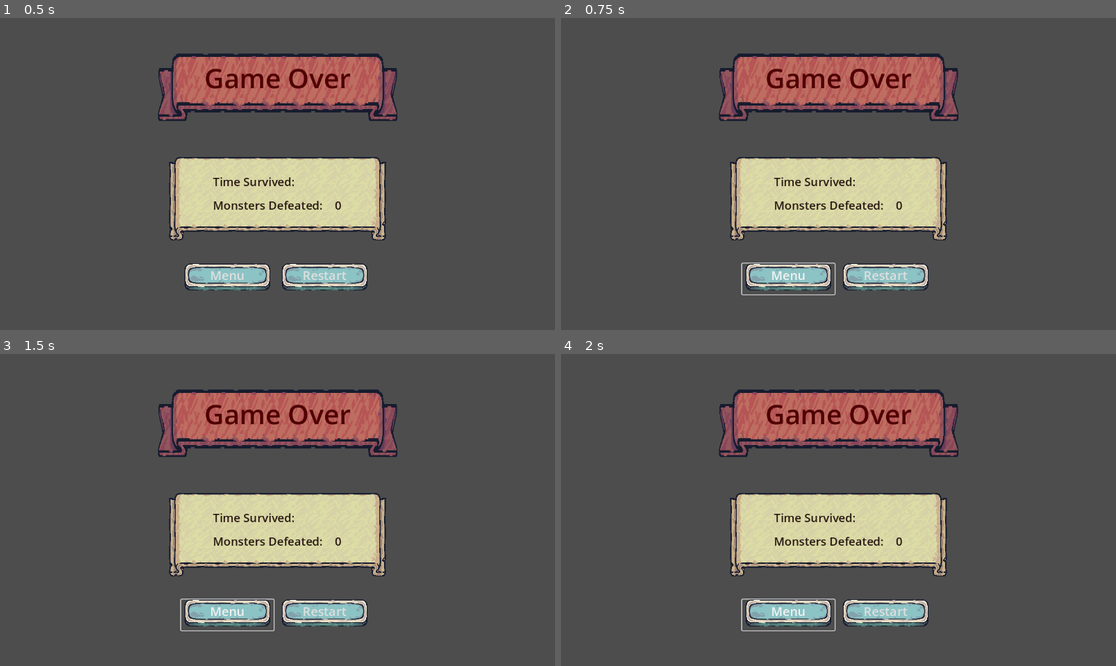
Above: before the commit, frames 1-4 (two rows, left to right).
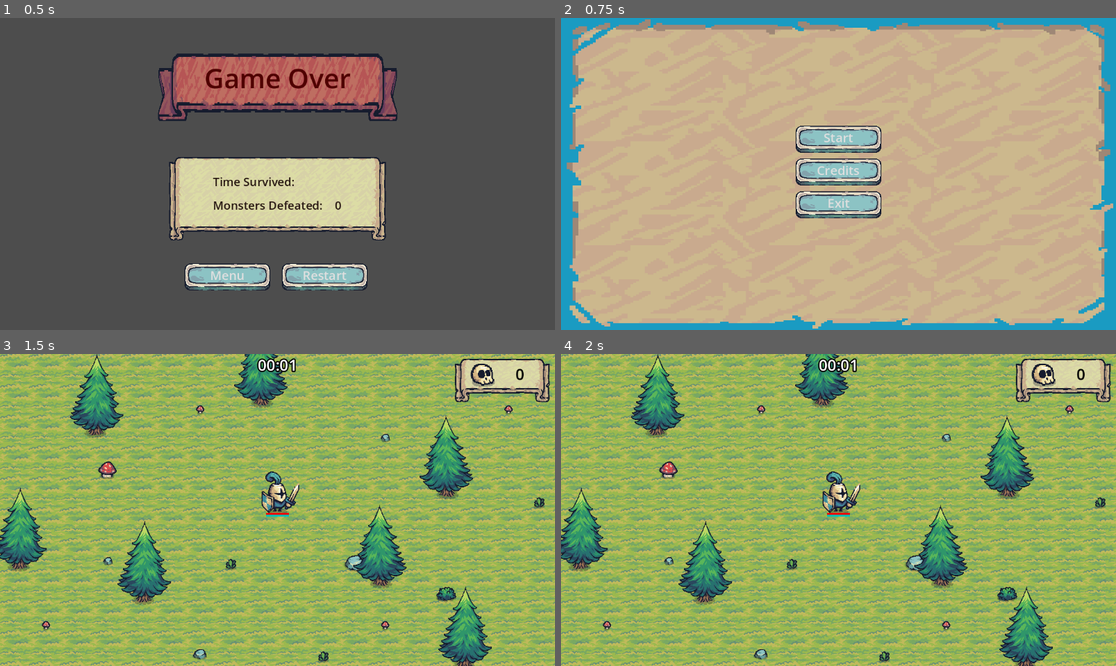
Above: after the commit, the same moments.

Repository: GracilianoOG/godot-dio-tiny-swords
Game: Godot game, scene res://ui/game_over_ui.tscn
Same seed, same stepped clock (60 frames per second), same inputs: the game is played once before the commit and once after it. This scene is started directly instead of the project's main scene.
Inputs (mouse positions are in pixels of both pictures, inside the frame that each line leads up to):
- Up to frame 1 (0.5 s): no input
- Up to frame 2 (0.75 s): click "Menu" at 0.5 s
- Up to frame 3 (1.5 s): click (277, 478) at 1.25 s, where only the run after the commit has a clickable "Start"
- Up to frame 4 (2 s): no input

Frame 1 is identical in both runs. In frame 2, 99% of the frame differs, in the area x 0-100%, y 0-100%; in frame 3, 100%; in frame 4, 100%.

Commit message:
Add script to allow player to go back to the menu

Diff:
--- a/ui/game_over_ui.gd
+++ b/ui/game_over_ui.gd
@@ -24,3 +24,7 @@
 func restart_game():
 	GameManager.reset()
 	get_tree().reload_current_scene()
+
+
+func _on_menu_pressed():
+	get_tree().change_scene_to_file("res://ui/game_menu.tscn")
--- a/ui/game_over_ui.tscn
+++ b/ui/game_over_ui.tscn
@@ -148,3 +148,5 @@
 size_flags_horizontal = 6
 theme = ExtResource("4_r3kcp")
 text = "Restart"
+
+[connection signal="pressed" from="Menu" to="." method="_on_menu_pressed"]
